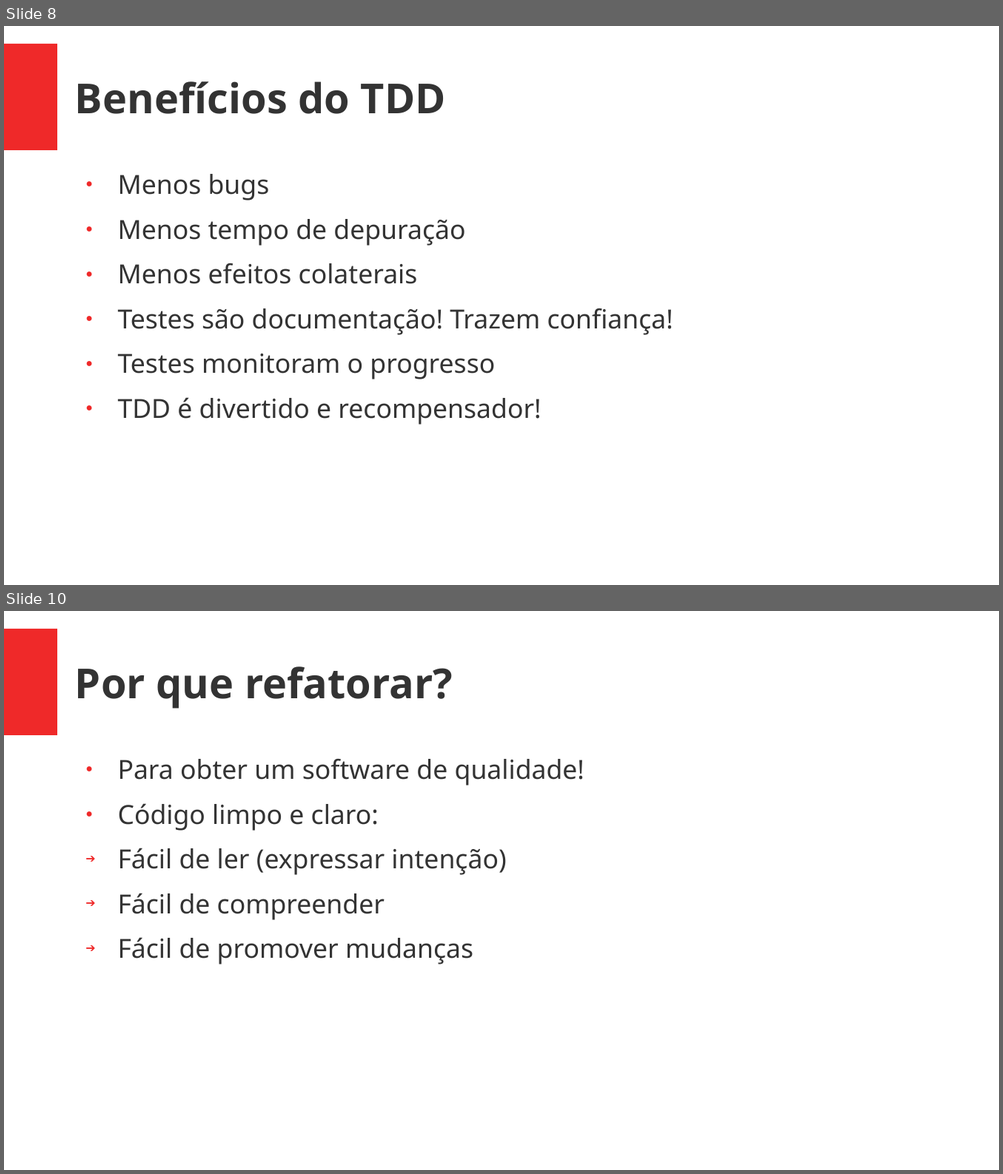
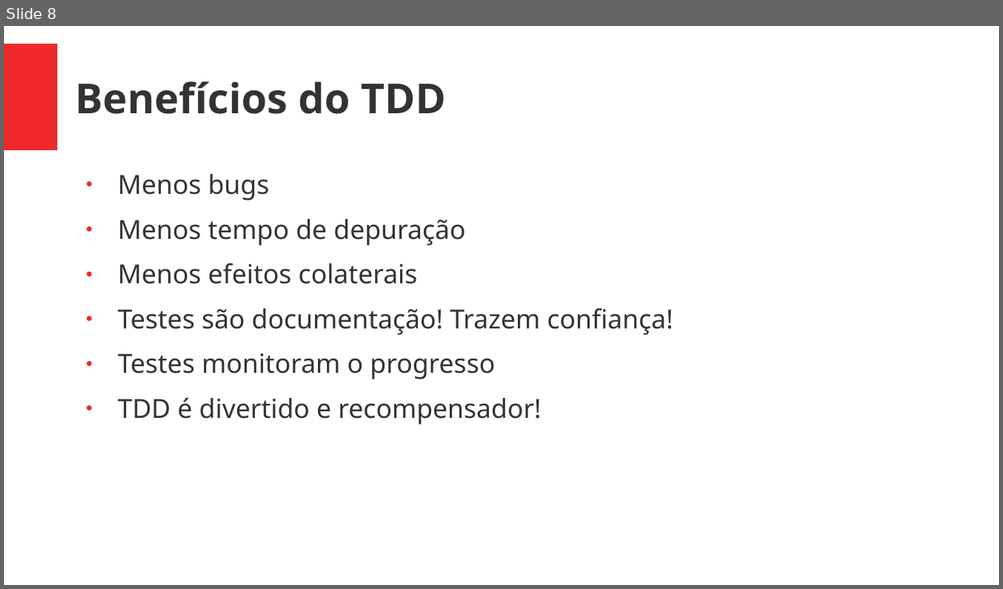
Before and after one commit to Geofisicando/C-orientado-a-testes, a slide deck: slides/oque_e_TDD.pptx. Shown one above the other, each under a label of ours: slides 8 and 10 before the commit, slide 8 after it; the slides between them are not shown. The pictures are 1003x1174 and 1003x589 pixels, drawn with LibreOffice and Linux fonts; fonts in the diff are those of the drawing. Boxes give left, top, right and bottom in pixels: in the first picture for what was removed or moved away, otherwise in the second. Text is boxed around its words. In the diff, an @@ line names an element or a change of style, - is before the commit and + after.

```diff
--- a/slides/oque_e_TDD.pptx
+++ b/slides/oque_e_TDD.pptx
@@ slide 10 removed at <box>4,611,999,1170</box>, background #FFFFFF; not listed: 1 template element that a slide beside it also shows @@
@@ text removed at <box>75,667,452,709</box> @@
-Por que refatorar?
@@ text removed at <box>118,759,584,965</box> @@
-● Para obter um software de qualidade!
-● Código limpo e claro:
-➔ Fácil de ler (expressar intenção)
-➔ Fácil de compreender
-➔ Fácil de promover mudanças
```
Also in this commit, not shown: 2 other slides removed, 5 other files.
